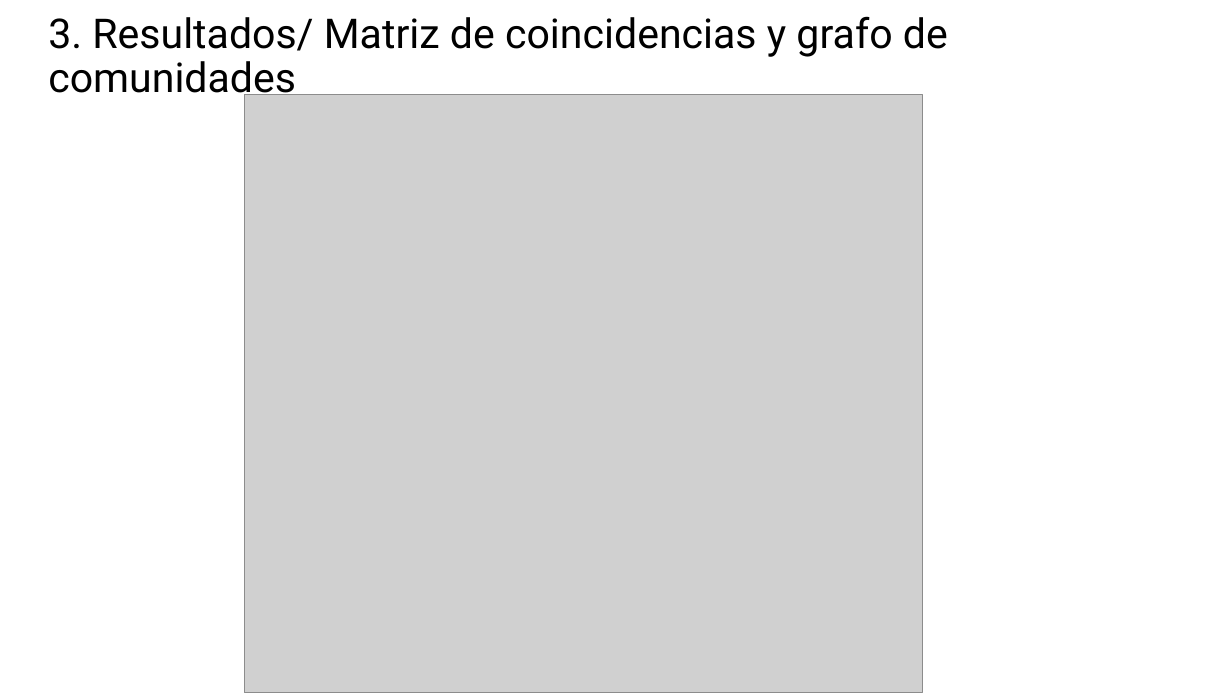
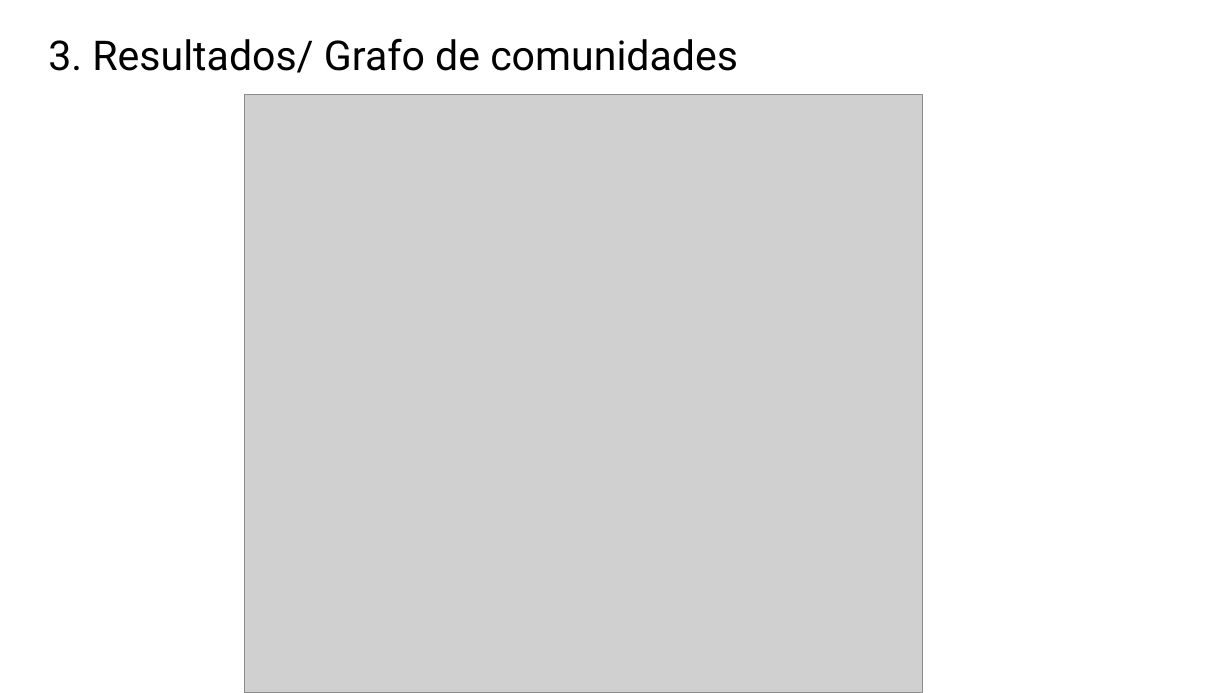
Before and after one commit to MatiasBunsterRaby/Capstone_git, a slide deck: slide 36 of Pres Capstone MBunster 2.pptx (slide 35 before the commit). Drawn at 1232x693 pixels with LibreOffice and Linux fonts; fonts in the diff are those of the drawing; grey boxes stand for pictures. Boxes give left, top, right and bottom in pixels: in the first picture for what was removed or moved away, otherwise in the second. Text is boxed around its words. In the diff, an @@ line names an element or a change of style, - is before the commit and + after.

```diff
--- a/Pres Capstone MBunster 2.pptx
+++ b/Pres Capstone MBunster 2.pptx
@@ title at (48, 38, 738, 73): text changed @@
-3. Resultados/ Matriz de coincidencias y grafo de comunidades
+3. Resultados/ Grafo de comunidades
```
Also in this commit, not shown: 12 other slides changed, 3 slides added, 2 slides removed, 4 other files.
